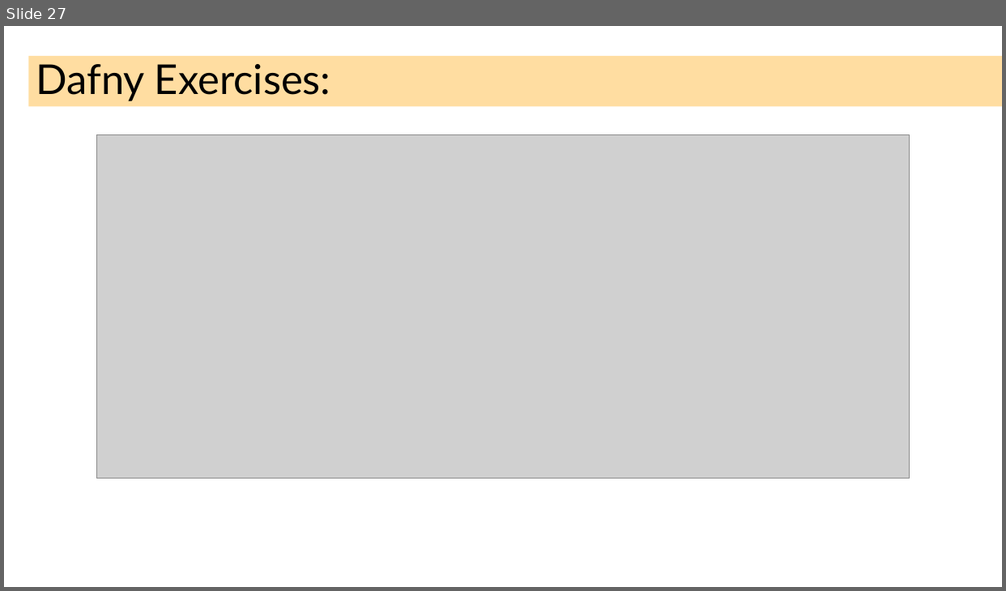
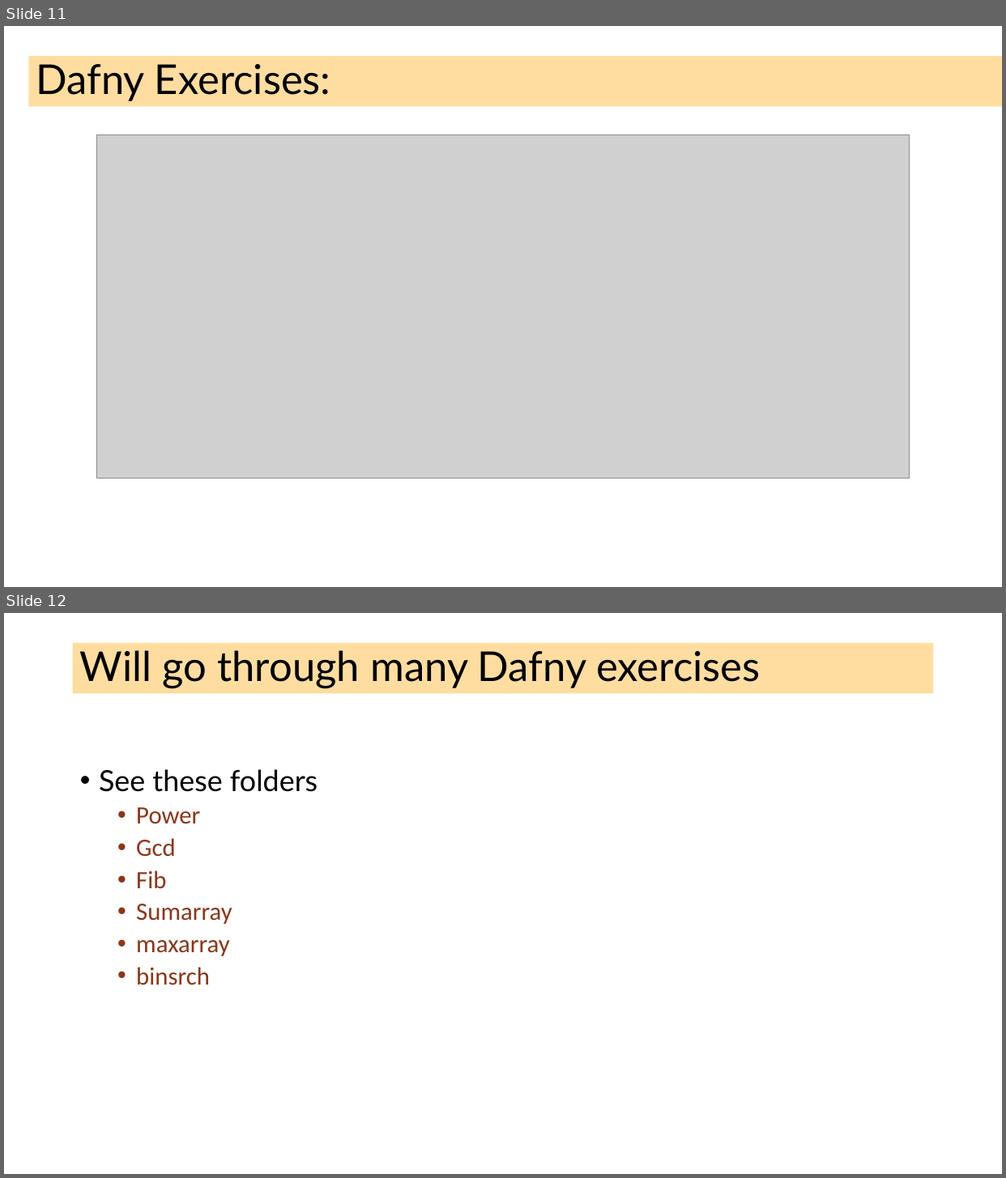
Before and after one commit to ganeshutah/cs6110s22, a slide deck: Lec17/Lec17.pptx. Shown one above the other, each under a label of ours: slide 27 before the commit, slides 11 and 12 after it. The pictures are 1006x591 and 1006x1178 pixels, drawn with LibreOffice and Linux fonts; fonts in the diff are those of the drawing; grey boxes stand for pictures. Boxes give left, top, right and bottom in pixels: in the first picture for what was removed or moved away, otherwise in the second. Text is boxed around its words. In the diff, an @@ line names an element or a change of style, - is before the commit and + after.

```diff
--- a/Lec17/Lec17.pptx
+++ b/Lec17/Lec17.pptx
@@ slide 12 added at (x1=4, y1=613, x2=1002, y2=1174), background #FFFFFF @@
@@ title added at (x1=73, y1=643, x2=934, y2=694), fill #FFBD47 at 51% opacity, 39.6 pt, text #000000 @@
+Will go through many Dafny exercises
@@ text added at (x1=99, y1=769, x2=317, y2=986), 24 pt, text #88371D @@
+• See these folders
+  • Power
+  • Gcd
+  • Fib
+  • Sumarray
+  • maxarray
+  • binsrch
@@ what was slide 27 is now slide 11 @@
```
Also in this commit, not shown: 2 slides changed, 3 other slides added, 29 slides removed, 21 other files.
